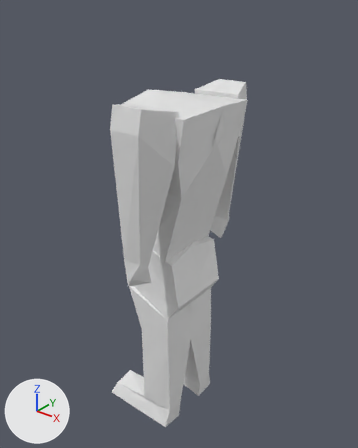
Renders of the Blender file Low Poly Character.blend from each side of a commit.
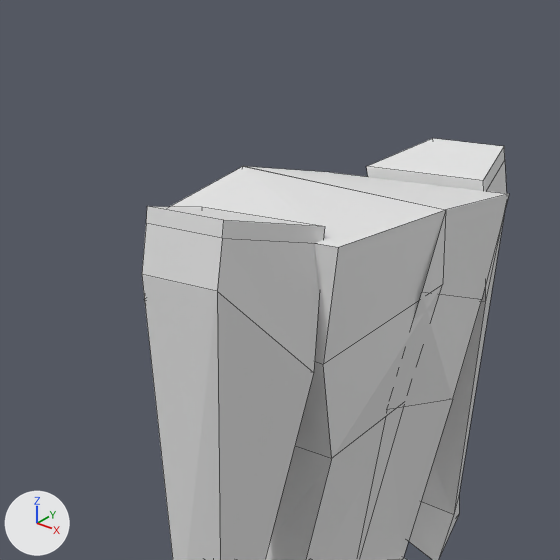
Each version appears first whole from a 50 mm camera at (1.163, -1.478, 1.899) aimed at (-0.053, 0.042, 0.957), and next in a close-up on the part from 16% to 75% of the width and 6% to 53% of the height. The axes (+X, +Y, +Z) are drawn at lower left. The lights are the same throughout. The close-ups show mesh edges as thin lines.

Objects in the first close-up: 'Torso'.
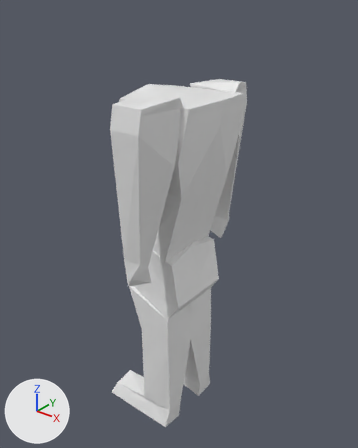
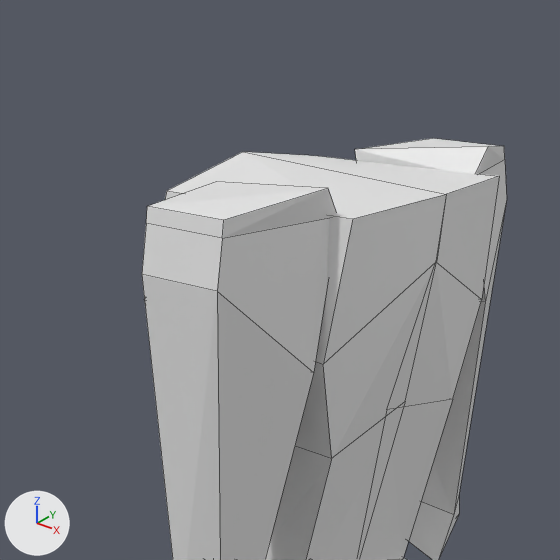
Changed parts and their boxes (x1, y1, x2, y2) in the close-ups (560 x 560 px; the box of a moved part takes in the faces that stretch with it):
'Torso', reshaped
    before: (142, 138, 509, 560)
    after: (142, 138, 507, 560)
part 1 of me_cube_002, moved or reshaped
    before: (217, 161, 507, 373)
    after: (165, 160, 507, 373)
part 2 of me_cube_002, moved or reshaped
    before: (170, 166, 506, 247)
    after: (167, 152, 499, 219)
part 3 of me_cube_002, moved or reshaped
    before: (149, 138, 505, 243)
    after: (149, 138, 505, 238)
part 4 of me_cube_002, moved or reshaped
    before: (323, 194, 509, 458)
    after: (323, 177, 499, 458)

The change in detail:
me_cube_002 has 72 vertices, 61 faces, 2 loose edges and spans x -0.29..0.18, y -0.16..0.34, z -0.02..1.77.
me_cube_002 is used by ob_torso; location (0.0, 0.0, 0.014).
me_cube_002 part 1: all 6 vertices in x -0.17..0.16, y 0.18..0.2, z 1.47..1.49 are moved by (0.0, -0.03, 0.03).
me_cube_002 part 2: all 2 vertices in x -0.18..0.18, y 0.0, z 1.5..1.51 are moved by (0.0, 0.0, 0.02).
me_cube_002 part 3: the 1 vertex in x 0.13, y 0.18, z 1.5 is moved by (0.01, 0.0, 0.05).
me_cube_002 part 4: all 2 vertices in x -0.2..0.17, y -0.03..-0.02, z 1.39..1.41 are moved by (0.01, 0.02, 0.04).
